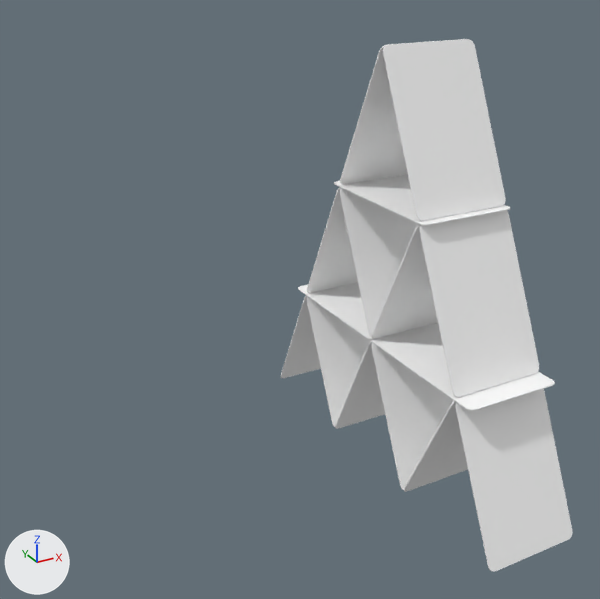
An edit to the FBX model Assets/_Developers/Art/Environment/PlayingCardTower.fbx, drawn before and after from the same camera.
Both versions are drawn from a 50 mm camera at (-19.9, -31.7, 19.8) aimed at (-6.9, -8.1, 8.0). Every picture has the same lights, and +X, +Y and +Z are marked at lower left.

Objects in the first picture: 'PlayingCardTower'.
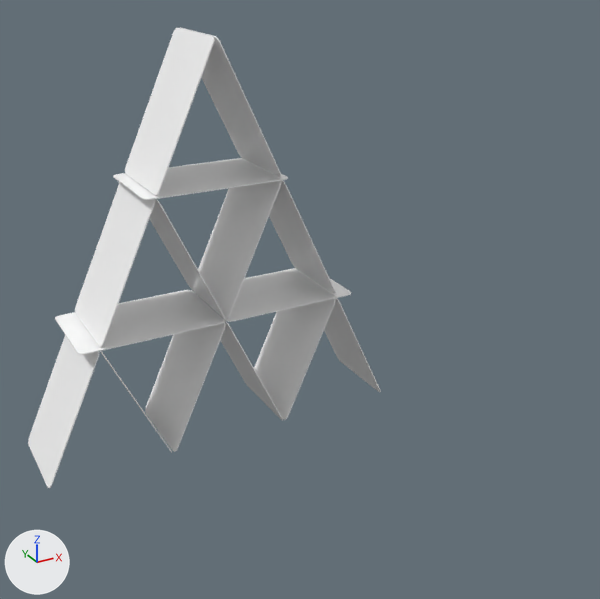
The change, as a list of edits to the scene's bpy script:
```text
Change me_mesh:
    used by ob_playingcardtower; location = (0.0, 0.0, 0.0); rotation_euler = (-1.134, 0.0, 0.0), in degrees (-65, 0, 0); scale = (0.0254, 0.0254, 0.0254)
    remove me_mesh.from_pydata(...)  # 1080 vertices, 2100 faces; spans x -141.0..12.0, y -716.0..0.0, z -551.0..30.0
    add me_mesh.from_pydata(...)  # 1080 vertices, 2100 faces; spans x -141.0..12.0, y 0.0..720.0, z -555.0..29.0
    me_mesh part 1: the loose piece of 72 vertices spanning x -141.0..12.0, y -322.0..-86.0, z -185.0..-184.0 is turned -130 degrees about the x axis through its middle, then moved by (0.0, 365.0, 91.0), in mat_material__25 (white #ffffff)
    me_mesh part 2: the loose piece of 72 vertices spanning x -141.0..12.0, y -561.0..-325.0, z -185.0..-184.0 is moved by (0.0, 648.0, -2.0), in mat_material__27 (white #ffffff)
    me_mesh part 3: the loose piece of 72 vertices spanning x -141.0..12.0, y -407.0..-171.0, z -369.0..-367.0 is turned -130 degrees about the x axis through its middle, then moved by (0.0, 537.0, 89.0), in mat_material__26 (white #ffffff)
    me_mesh part 4: the loose piece of 72 vertices spanning x -141.0..12.0, y -476.0..-239.0, z -2.0..0.0 is turned -65 degrees about the x axis through its middle, then moved by (0.0, 632.0, -77.0), in mat_material__26 (white #ffffff)
    me_mesh part 5: the loose piece of 72 vertices spanning x -141.0..12.0, y -715.0..-479.0, z -2.0..0.0 is moved by (0.0, 956.0, 1.0), in mat_material__25 (white #ffffff)
    me_mesh part 6: 9 loose pieces with 648 vertices, spanning x -141.0..12.0, y -716.0..-84.0, z -551.0..30.0, are deleted
    me_mesh part 7: 64 vertices removed from x -141.0..12.0, y -236.0..-1.0, z -2.0..0.0; 712 vertices added at x -141.0..12.0, y 1.0..720.0, z -555.0..11.0
    remove me_mesh.materials.append(mat_material__29)  # white #ffffff
    remove me_mesh.materials.append(mat_material__30)  # white #ffffff
    remove me_mesh.materials.append(mat_material__31)  # white #ffffff
    remove me_mesh.materials.append(mat_material__32)  # white #ffffff
    remove me_mesh.materials.append(mat_material__33)  # white #ffffff
Change ob_playingcardtower:
    ob_playingcardtower.rotation_euler: (-1.134, 0.0, 0.0) -> (1.134, 0.0, 1.571)  # degrees (-65, 0, 0) -> degrees (65, 0, 90)
```

Where the change shows, as pixel boxes (x1, y1, x2, y2) in the pictures (600 x 599 px; the box of a moved part takes in the faces that stretch with it):
'PlayingCardTower', reshaped, turned
    before: (281, 39, 573, 572)
    after: (28, 28, 381, 488)
part 1 of me_mesh, moved or reshaped
    before: (335, 340, 385, 429)
    after: (254, 299, 335, 420)
part 2 of me_mesh, moved or reshaped
    before: (372, 224, 438, 339)
    after: (195, 293, 283, 421)
part 3 of me_mesh, moved or reshaped
    before: (404, 401, 468, 492)
    after: (145, 322, 225, 452)
part 4 of me_mesh, moved or reshaped
    before: (307, 187, 358, 293)
    after: (194, 268, 351, 322)
part 5 of me_mesh, moved or reshaped
    before: (340, 39, 462, 184)
    after: (269, 180, 336, 295)
part 6 of me_mesh, deleted
    before: (298, 39, 573, 572)
part 7 of me_mesh, built on
    before: (281, 295, 321, 378)
    after: (28, 28, 381, 488)
